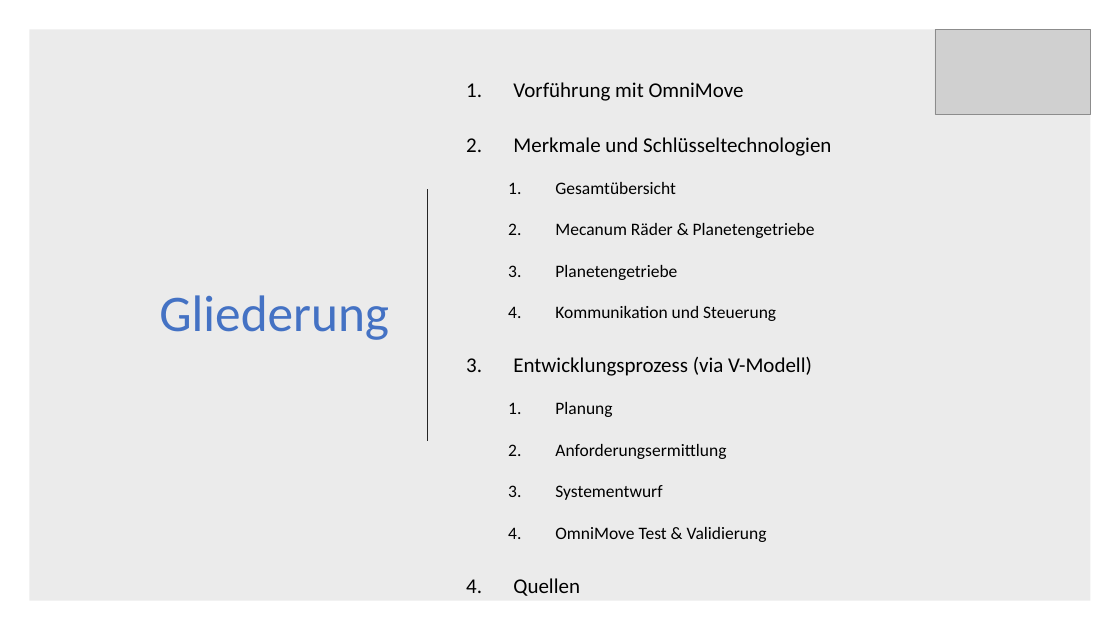
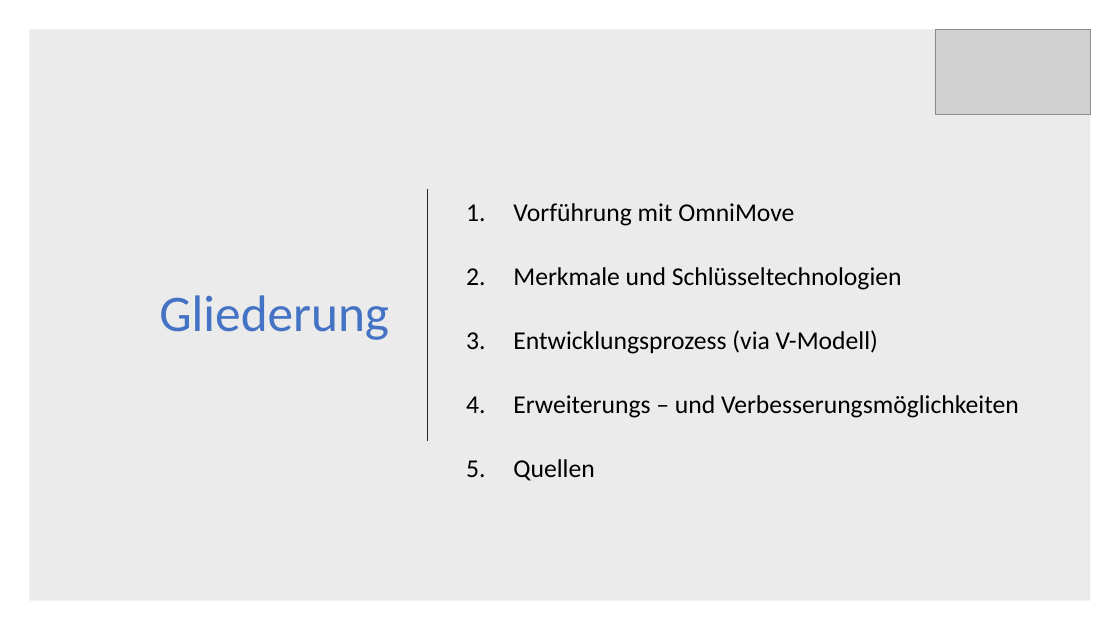
Before and after one commit to Khodii/OmniMoveCar, a slide deck: slide 2 of Praktikum ProdTech Präsentation.pptx. Drawn at 1120x630 pixels with LibreOffice and Linux fonts; fonts in the diff are those of the drawing; grey boxes stand for pictures. Boxes give left, top, right and bottom in pixels: in the first picture for what was removed or moved away, otherwise in the second. Text is boxed around its words. In the diff, an @@ line names an element or a change of style, - is before the commit and + after.

```diff
--- a/Praktikum ProdTech Präsentation.pptx
+++ b/Praktikum ProdTech Präsentation.pptx
@@ text at (513, 203, 902, 481): size 18 to 22 pt in "Vorführung mit OmniMove", "Merkmale und Schlüsseltechnologien", "Entwicklungsprozess (via V-Modell)", "Quellen" @@
@@ text at (555, 182, 815, 321): paragraphs removed @@
-  1. Gesamtübersicht
-  2. Mecanum Räder & Planetengetriebe
-  3. Planetengetriebe
-  4. Kommunikation und Steuerung
@@ text at (513, 395, 1019, 418): text changed; size 15 to 22 pt @@
-  1. Planung
-  2. Anforderungsermittlung
-  3. Systementwurf
-  4. OmniMove Test & Validierung
+4. Erweiterungs – und Verbesserungsmöglichkeiten
```
Also in this commit, not shown: 16 other slides changed, 5 slides added.
